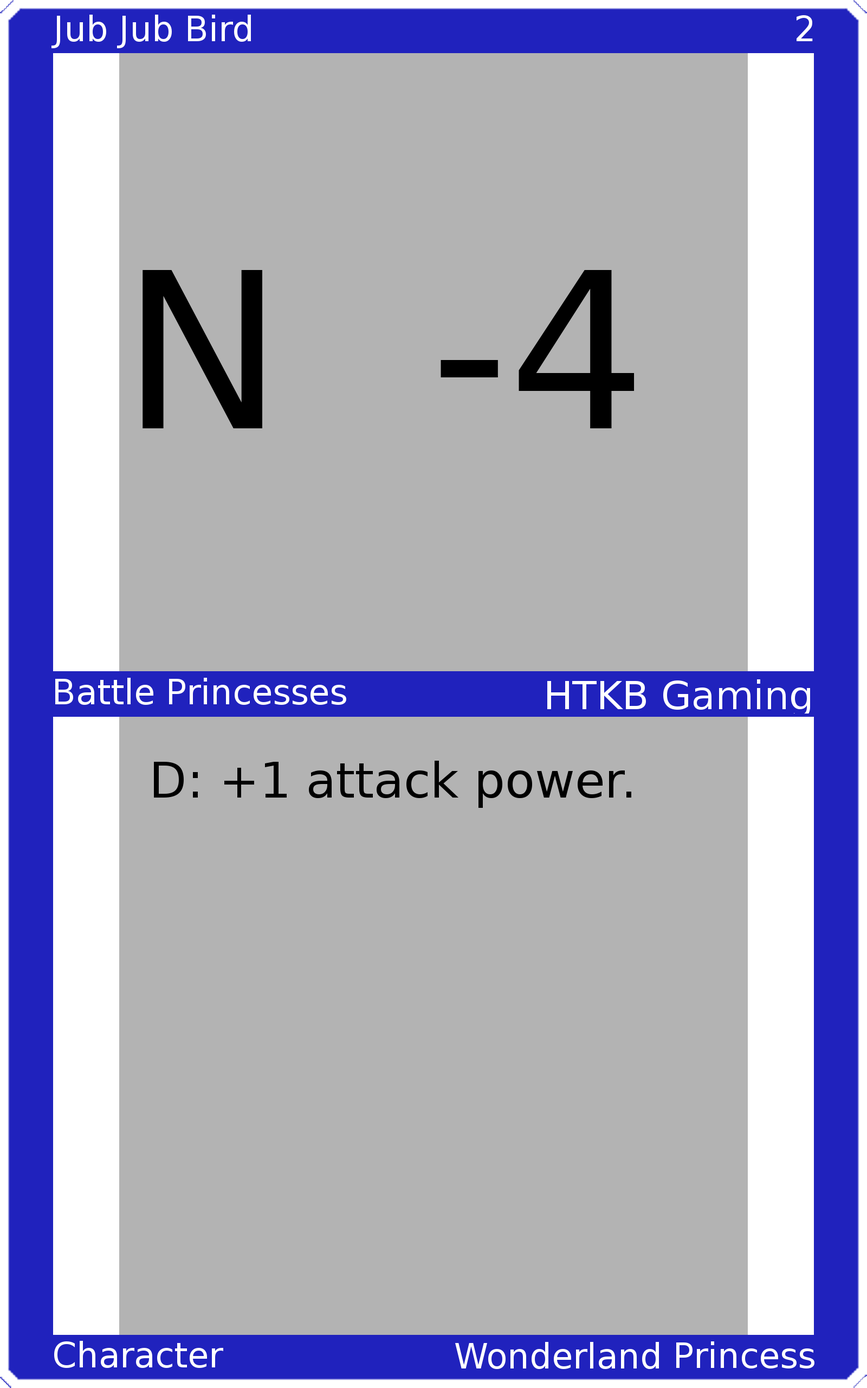
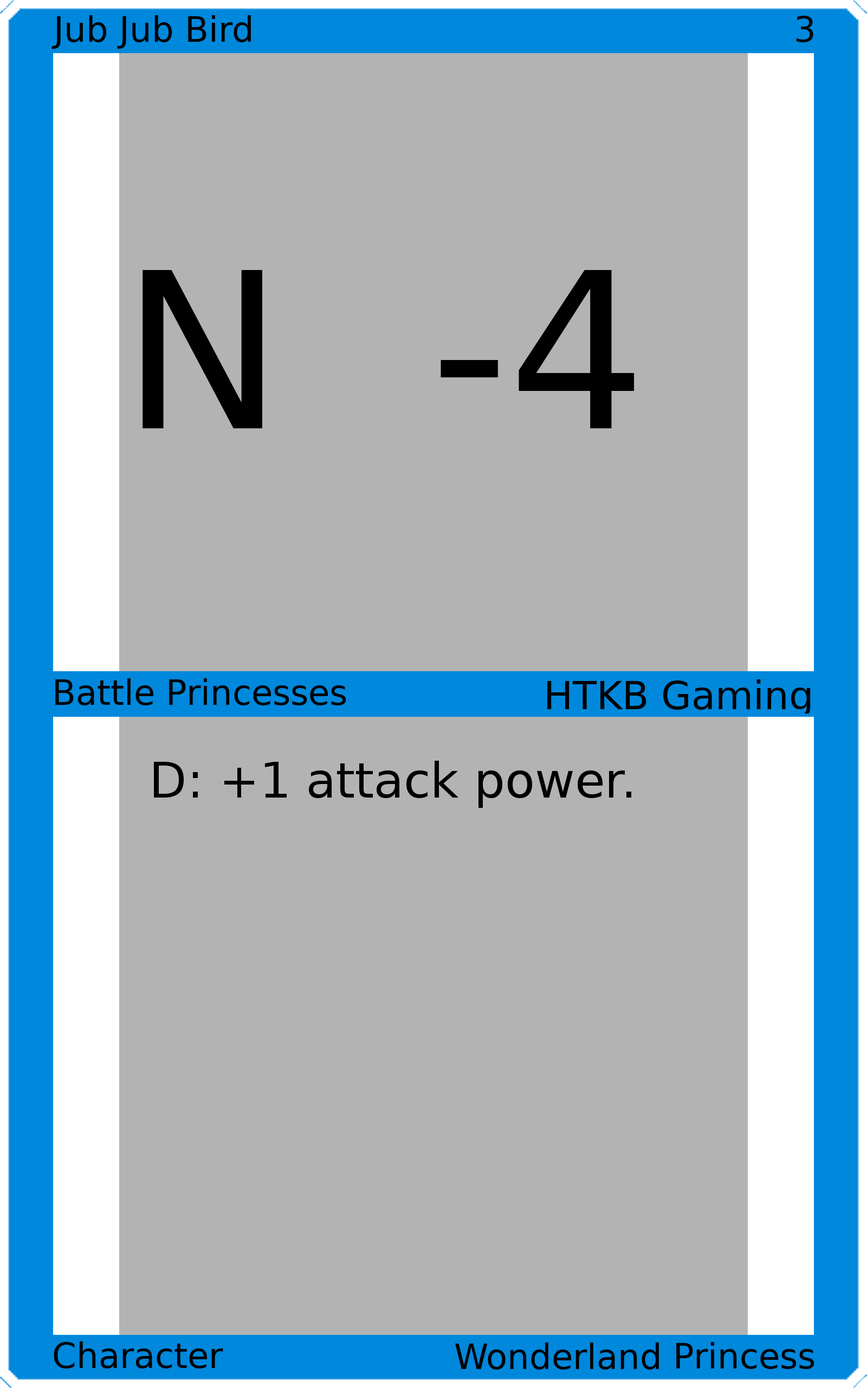
The second 867 x 1388 image is a revision of the first. Changes to its layers:
painted on "Upper Left" over [51, 14, 251, 49]
painted on "Upper Right" over [796, 15, 814, 43]
painted on "Mid Left" over [55, 677, 347, 706]
painted on "Mid Right" over [547, 679, 811, 714]
painted on "Bottom Left" over [53, 1340, 224, 1369]
painted on "Bottom Right" over [455, 1340, 815, 1370]
painted on "Border" over [0, 0, 867, 1388]
